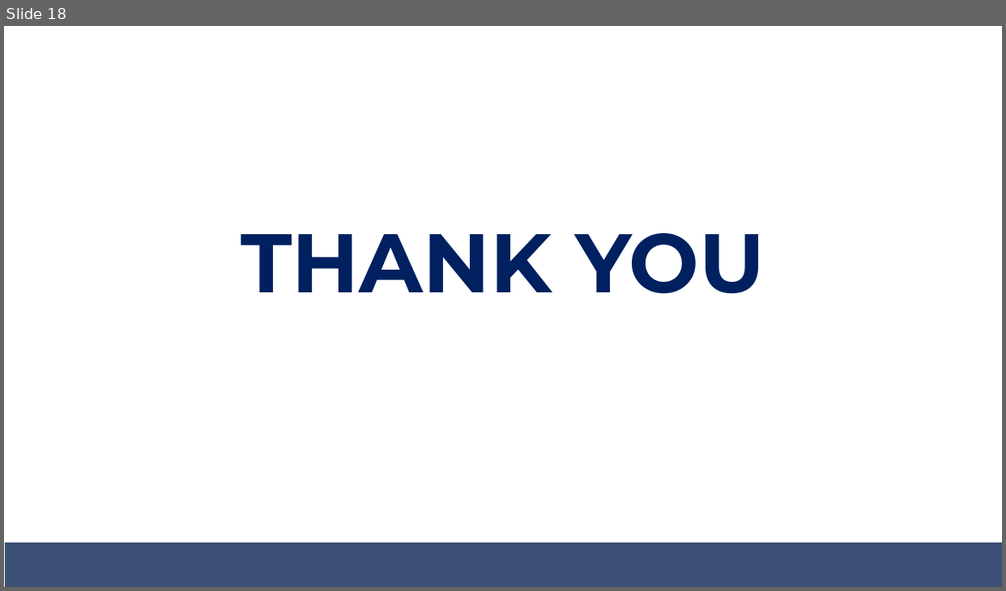
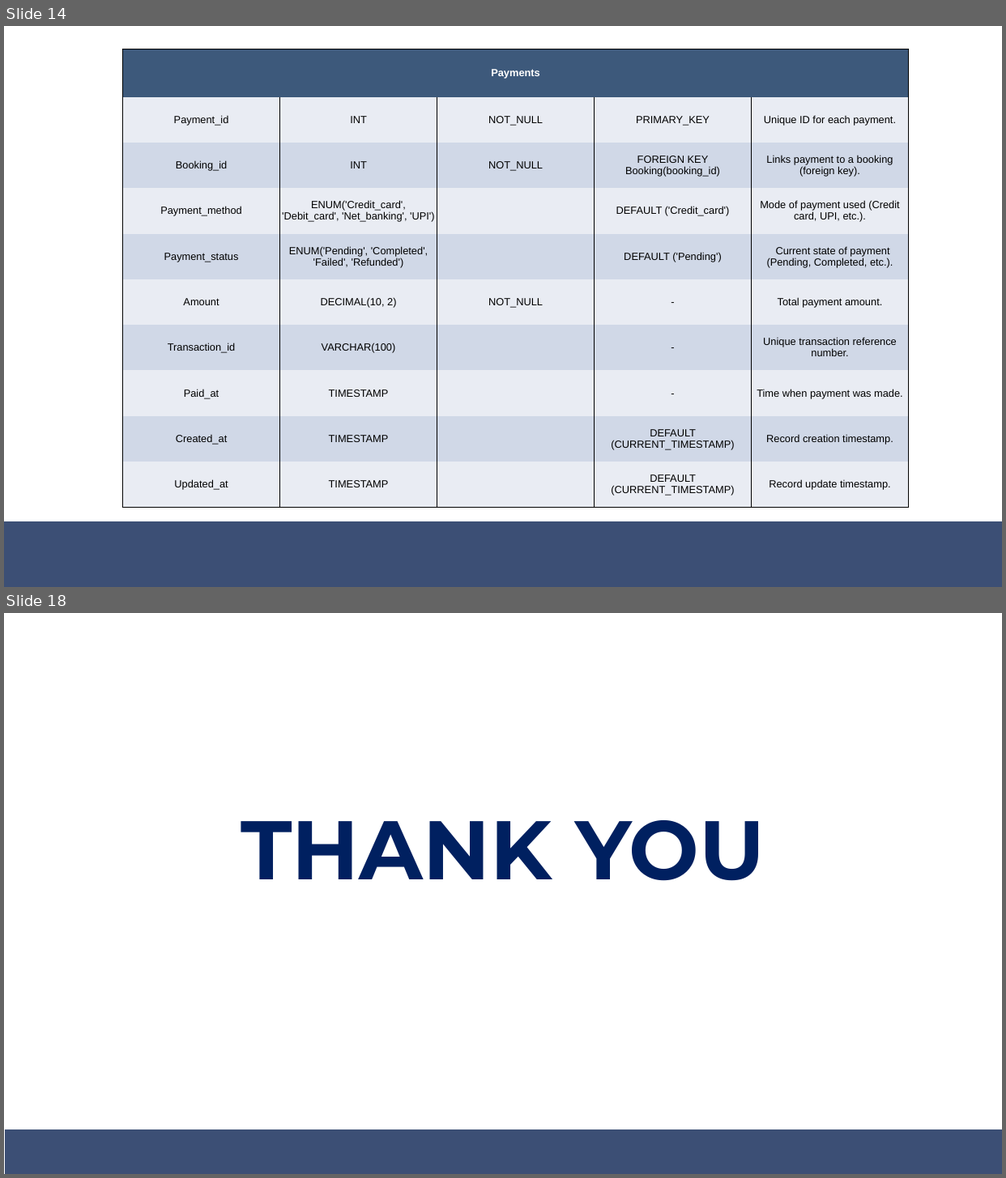
Before and after one commit to fahad-cpp/EventSync, a slide deck: Presentation/EventSync(Final Reporting).pptx. Shown one above the other, each under a label of ours: slide 18 before the commit, slides 14 and 18 after it; the slides between them are not shown. The pictures are 1006x591 and 1006x1178 pixels, drawn with LibreOffice and Linux fonts; fonts in the diff are those of the drawing. Boxes give left, top, right and bottom in pixels: in the first picture for what was removed or moved away, otherwise in the second. Text is boxed around its words. In the diff, an @@ line names an element or a change of style, - is before the commit and + after.

```diff
--- a/Presentation/EventSync(Final Reporting).pptx
+++ b/Presentation/EventSync(Final Reporting).pptx
@@ slide 14 added at (x1=4, y1=26, x2=1002, y2=587), background #FFFFFF @@
@@ table added at (x1=123, y1=49, x2=909, y2=507), 10 rows, 5 columns @@
+Payments |  |  |  | 
+Payment_id | INT | NOT_NULL | PRIMARY_KEY | Unique ID for each payment.
+Booking_id | INT | NOT_NULL | FOREIGN KEY / Booking(booking_id) | Links payment to a booking (foreign key).
+Payment_method | ENUM('Credit_card', 'Debit_card', 'Net_banking', 'UPI') |  | DEFAULT ('Credit_card') | Mode of payment used (Credit card, UPI, etc.).
+Payment_status | ENUM('Pending', 'Completed', 'Failed', 'Refunded') |  | DEFAULT ('Pending') | Current state of payment (Pending, Completed, etc.).
+Amount | DECIMAL(10, 2) | NOT_NULL | - | Total payment amount.
+Transaction_id | VARCHAR(100) |  | - | Unique transaction reference number.
+Paid_at | TIMESTAMP |  | - | Time when payment was made.
+Created_at | TIMESTAMP |  | DEFAULT (CURRENT_TIMESTAMP) | Record creation timestamp.
+Updated_at | TIMESTAMP |  | DEFAULT (CURRENT_TIMESTAMP) | Record update timestamp.
@@ freeform shape added at (x1=5, y1=522, x2=1002, y2=587), fill #3C4F75 @@
```
Also in this commit, not shown: 9 slides changed, 1 other slide added, 2 slides removed, 4 other files.
